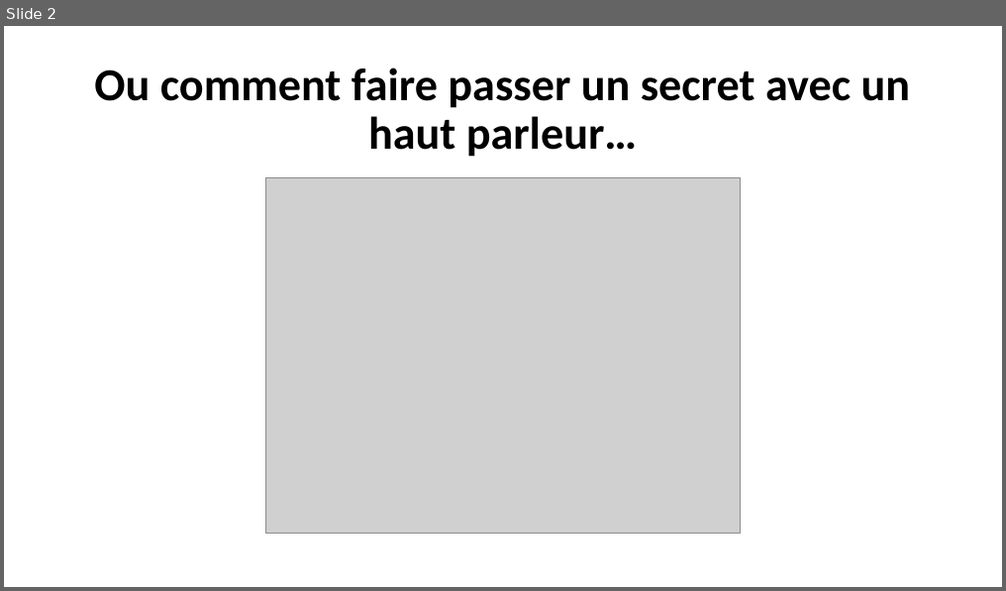
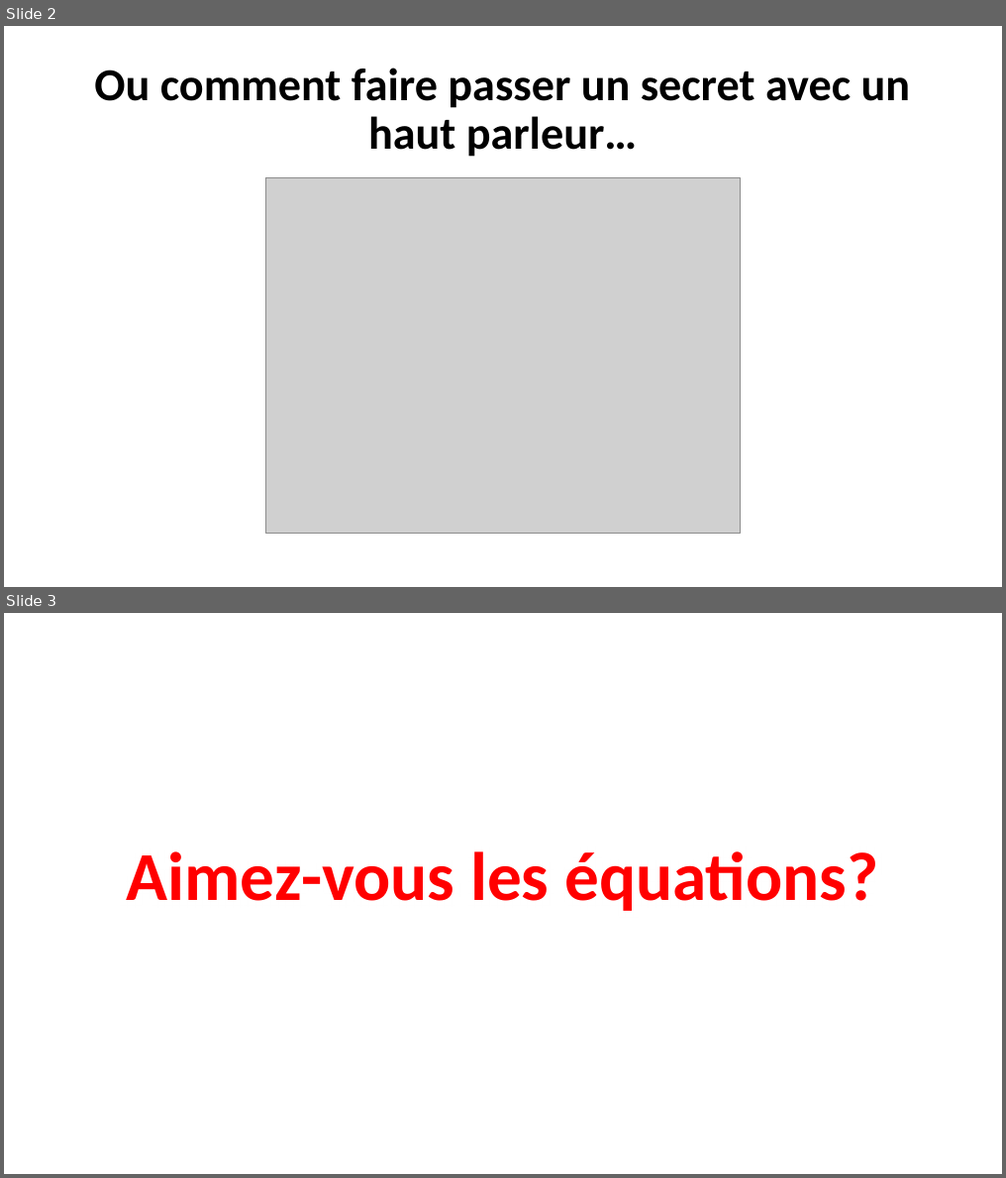
Before and after one commit to pauldubois98/AsymmetricCryptographyTalk, a slide deck: slides.pptx. Shown one above the other, each under a label of ours: slide 2 before the commit, slides 2 and 3 after it. The pictures are 1006x591 and 1006x1178 pixels, drawn with LibreOffice and Linux fonts; fonts in the diff are those of the drawing; grey boxes stand for pictures; background and template pictures are left out. Boxes give left, top, right and bottom in pixels: in the first picture for what was removed or moved away, otherwise in the second. Text is boxed around its words. In the diff, an @@ line names an element or a change of style, - is before the commit and + after.

```diff
--- a/slides.pptx
+++ b/slides.pptx
@@ slide 3 added at (4,613,1002,1174), background picture (left out) @@
@@ title added at (127,852,878,911), 66 pt, text #FF0000, bold @@
+Aimez-vous les équations?
```
Also in this commit, not shown: 3 other slides added.
